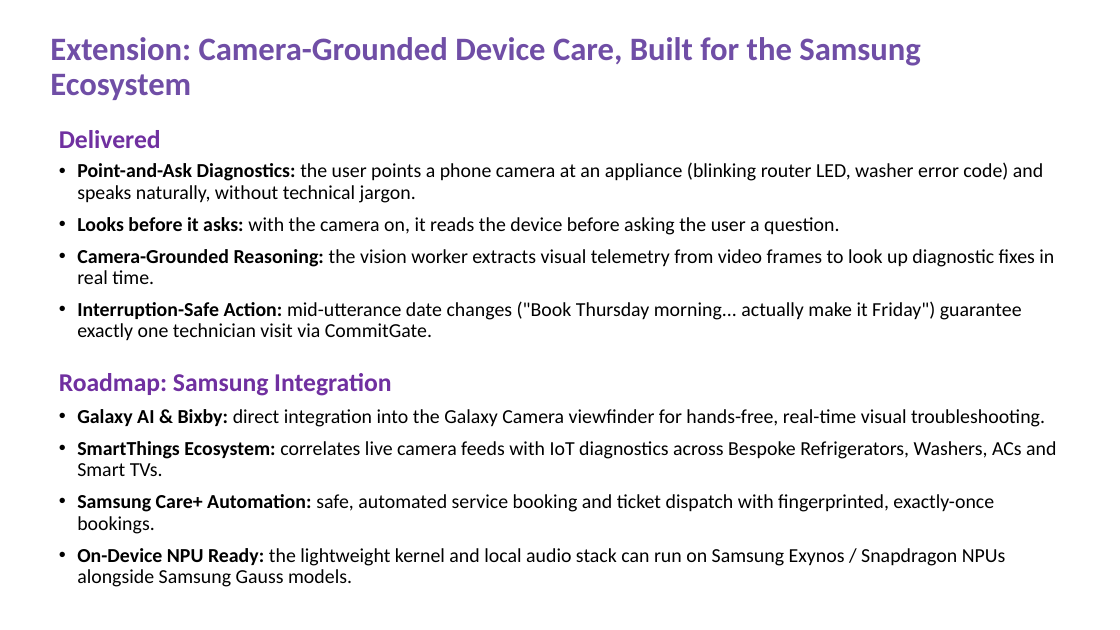
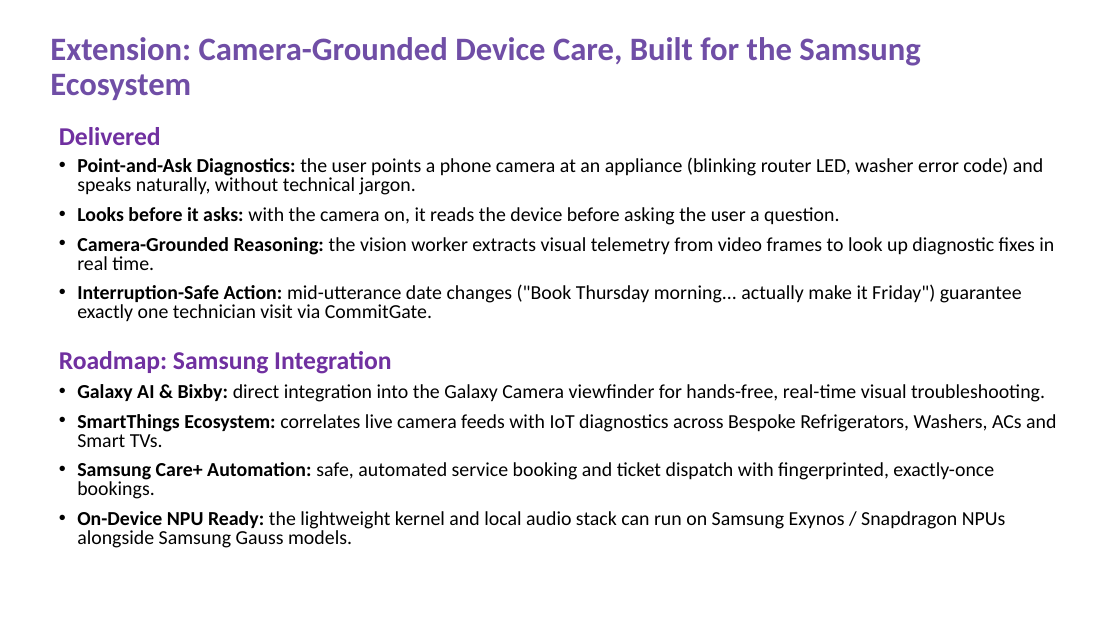
Before and after one commit to AdithyaSanthosh-P/Janus, a slide deck: slide 5 of VITVellore_AICA_Submission.pptx. Drawn at 1120x630 pixels with LibreOffice and Linux fonts; fonts in the diff are those of the drawing. Boxes give left, top, right and bottom in pixels: in the first picture for what was removed or moved away, otherwise in the second. Text is boxed around its words. In the diff, an @@ line names an element or a change of style, - is before the commit and + after.

```diff
--- a/VITVellore_AICA_Submission.pptx
+++ b/VITVellore_AICA_Submission.pptx
@@ text "Delivered" at (x1=59, y1=127, x2=1056, y2=548): line spacing 0.9 to 0.8 @@
```
Also in this commit, not shown: 7 other slides changed, 1 other file.
